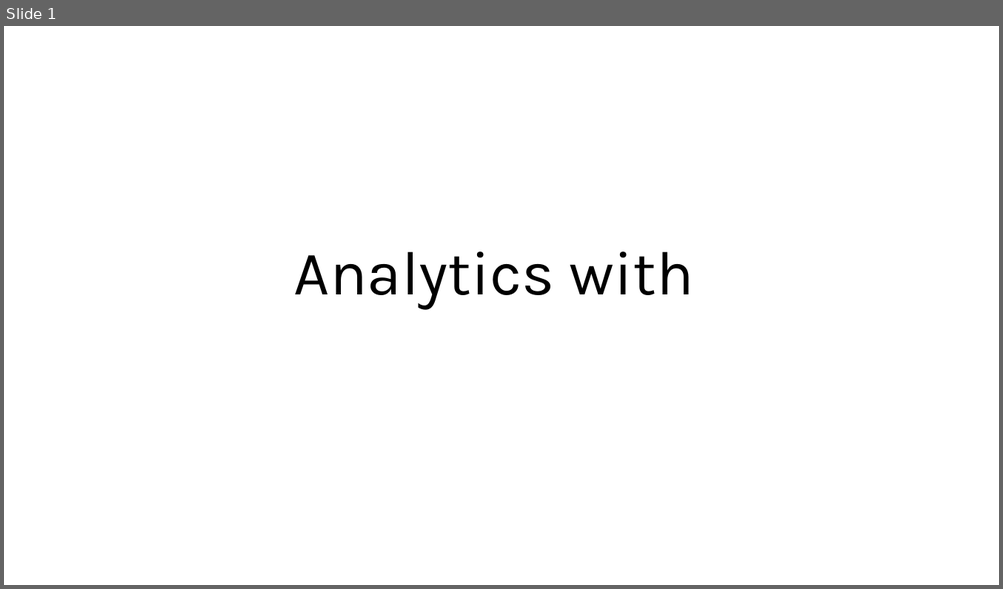
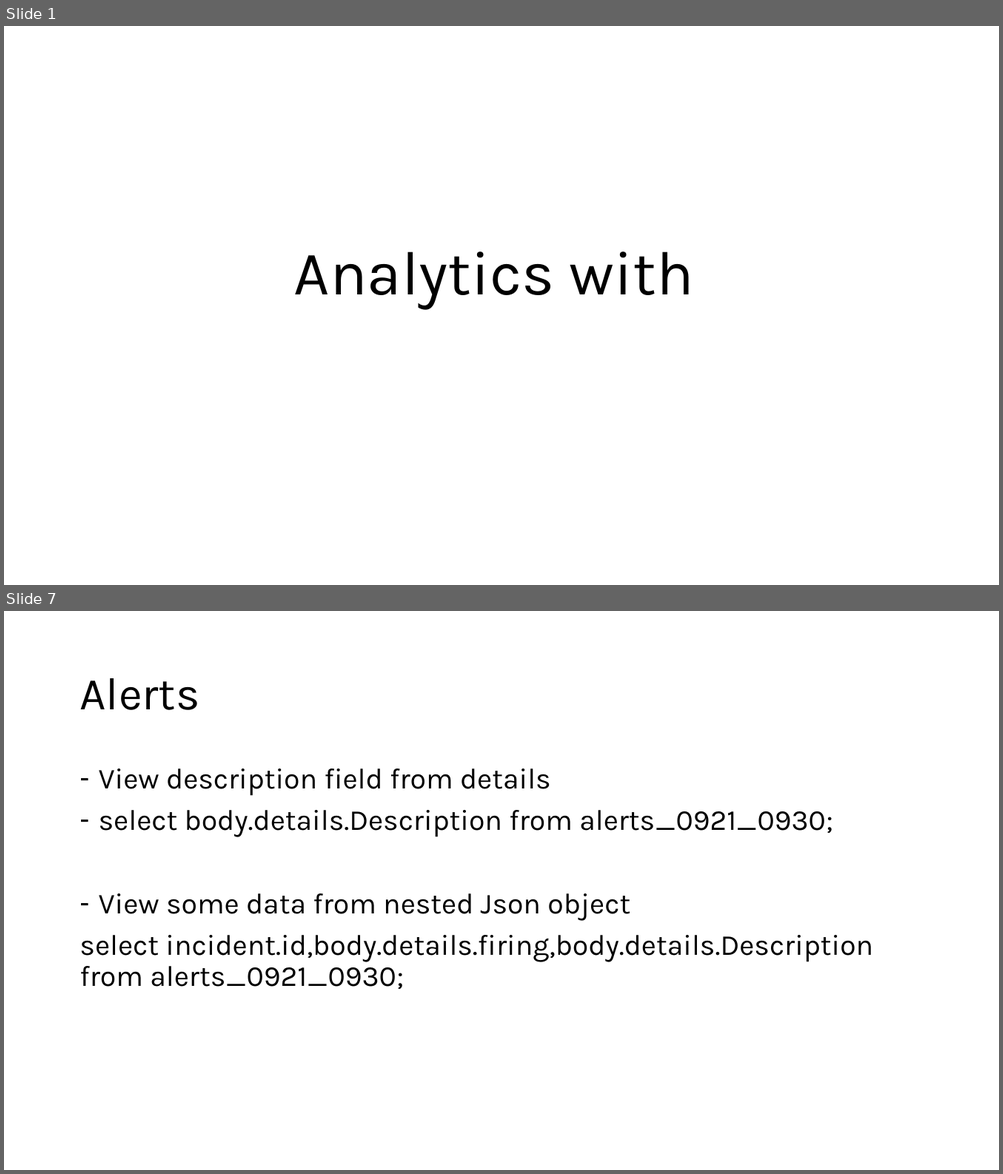
Before and after one commit to iyusufhpe/cope_pagerduty, a slide deck: docs/Analytics with DuckDB.pptx. Shown one above the other, each under a label of ours: slide 1 before the commit, slides 1 and 7 after it; the slides between them are not shown. The pictures are 1003x589 and 1003x1174 pixels, drawn with LibreOffice and Linux fonts; fonts in the diff are those of the drawing. Boxes give left, top, right and bottom in pixels: in the first picture for what was removed or moved away, otherwise in the second. Text is boxed around its words. In the diff, an @@ line names an element or a change of style, - is before the commit and + after.

```diff
--- a/docs/Analytics with DuckDB.pptx
+++ b/docs/Analytics with DuckDB.pptx
@@ slide 7 added at bbox=[4, 611, 999, 1170], background #FFFFFF @@
@@ title added at bbox=[79, 678, 199, 710], 44 pt, text #000000 @@
+Alerts
@@ text added at bbox=[79, 769, 873, 989], 28 pt, text #000000 @@
+– View description field from details
+– select body.details.Description from alerts_0921_0930;
+– View some data from nested Json object
+select incident.id,body.details.firing,body.details.Description from alerts_0921_0930;
```
Also in this commit, not shown: 3 slides changed, 2 other slides added, 1 slide removed, 3 other files.
